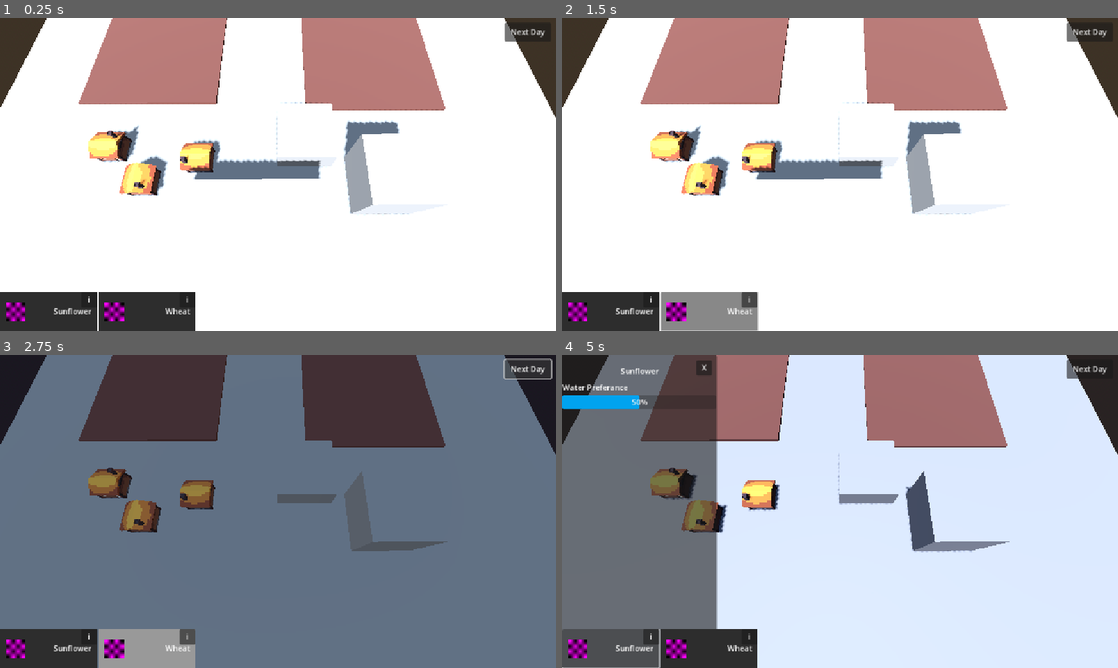
Above: before the commit, frames 1-4 (two rows, left to right).
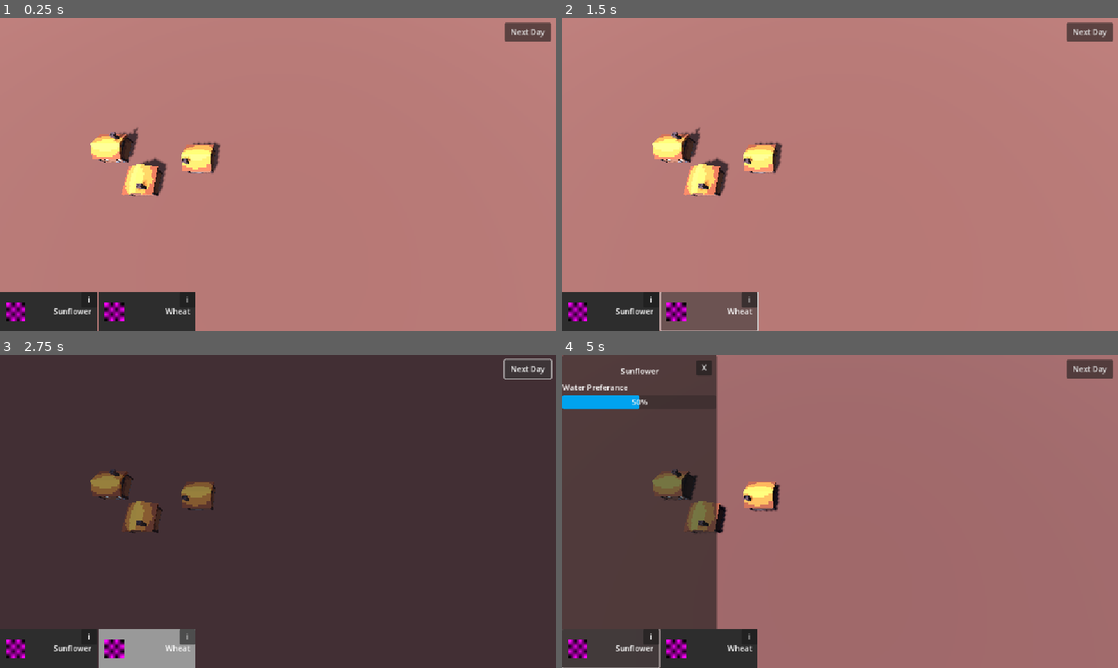
Above: after the commit, the same moments.

Repository: ToBinio/secrets-of-soil
Game: Godot game, scene res://scenes/main.tscn
Two runs of this game, one before a commit and one after it. Both use one fixed random seed, a clock stepped at 60 frames per second and the inputs below.
Inputs:
- Up to frame 1 (0.25 s): no input
- Up to frame 2 (1.5 s): click "Sunflower" at 0.5 s; click "Wheat" at 1.25 s
- Up to frame 3 (2.75 s): click "Next Day" at 2 s
- Up to frame 4 (5 s): click "Next Day" at 2.75 s; click "i" at 3.5 s; click "Sunflower" at 4.25 s

The runs differ from the first frame. In frame 1, 82% of the frame differs, in the area x 0-100%, y 0-100%; in frame 2, 84%; in frame 3, 81%; in frame 4, 81%.

Commit message:
make placement grid based

Diff:
--- a/project.godot
+++ b/project.godot
@@ -18,6 +18,7 @@
 [autoload]
 
 Global="*res://scenes/autoloads/global.tscn"
+Grid="*res://scripts/util/grid.gd"
 
 [display]
 
@@ -33,6 +34,10 @@
 "res://scripts/": "red"
 }
 
+[global_group]
+
+Plant=""
+
 [rendering]
 
 renderer/rendering_method="gl_compatibility"
--- a/scenes/field.tscn
+++ b/scenes/field.tscn
@@ -3,14 +3,14 @@
 [ext_resource type="Script" uid="uid://c6qxasibnqplc" path="res://scripts/field.gd" id="1_6pmjc"]
 
 [sub_resource type="BoxShape3D" id="BoxShape3D_ycb0e"]
-size = Vector3(5, 0.1, 5)
+size = Vector3(50, 0.1, 50)
 
 [sub_resource type="StandardMaterial3D" id="StandardMaterial3D_ycb0e"]
 albedo_color = Color(0.407843, 0.25098, 0.223529, 1)
 
 [sub_resource type="BoxMesh" id="BoxMesh_6pmjc"]
 material = SubResource("StandardMaterial3D_ycb0e")
-size = Vector3(5, 0.1, 5)
+size = Vector3(50, 0.1, 50)
 
 [node name="Field" type="Node3D"]
 script = ExtResource("1_6pmjc")
--- a/scenes/main.tscn
+++ b/scenes/main.tscn
@@ -6,7 +6,6 @@
 [ext_resource type="Script" uid="uid://cb4ftraq7hg1l" path="res://scripts/ui/next_day.gd" id="2_jyhfs"]
 [ext_resource type="PackedScene" uid="uid://cec3esephtkpq" path="res://scenes/ui/info.tscn" id="3_sugp2"]
 [ext_resource type="PackedScene" uid="uid://cheyy73j6p542" path="res://scenes/ui/plant_list.tscn" id="4_tefeu"]
-[ext_resource type="PackedScene" uid="uid://dyc8nhwgqib5g" path="res://assets/houses/housA/houseA.gltf" id="7_o6xl0"]
 
 [sub_resource type="Animation" id="Animation_sugp2"]
 resource_name = "DayNightCycle"
@@ -205,13 +204,4 @@
 [node name="World" parent="." instance=ExtResource("1_o5qli")]
 transform = Transform3D(0.999998, -0.000154248, 0.00215105, 0.00014794, 0.999996, 0.00292046, -0.00215149, -0.00292013, 0.999993, 0, 0, 0)
 
-[node name="blockbench_export" parent="." instance=ExtResource("7_o6xl0")]
-transform = Transform3D(1, 0, 0, 0, 1, 0, 0, 0, 1, -4.03503, 0, 5.45763)
-
-[node name="blockbench_export2" parent="." instance=ExtResource("7_o6xl0")]
-transform = Transform3D(0.00110168, -0.000519934, -0.999999, 0.000429185, 1, -0.000519461, 0.999999, -0.000428612, 0.0011019, -2.37344, 0, 4.71275)
-
-[node name="blockbench_export3" parent="." instance=ExtResource("7_o6xl0")]
-transform = Transform3D(-0.00619581, -0.00284205, 0.999977, 0.00205085, 0.999994, 0.00285481, -0.999979, 0.00206849, -0.00618994, -5.24533, 0, 4.32433)
-
 [connection signal="pressed" from="Ui/NextDay/Button" to="Ui/NextDay" method="_on_next_day_button_pressed"]
--- a/scenes/plant/click_clear_component.tscn
+++ b/scenes/plant/click_clear_component.tscn
@@ -1,14 +1,18 @@
-[gd_scene load_steps=3 format=3 uid="uid://bd00p8h4tp4ej"]
+[gd_scene load_steps=4 format=3 uid="uid://bd00p8h4tp4ej"]
 
 [ext_resource type="Script" uid="uid://b20puety53ilr" path="res://scripts/components/click_clear_component.gd" id="1_rwuwh"]
 
-[sub_resource type="CylinderShape3D" id="CylinderShape3D_rwuwh"]
-height = 0.1
-radius = 1.0
+[sub_resource type="StandardMaterial3D" id="StandardMaterial3D_dvlu5"]
+albedo_color = Color(0.38919, 0.191217, 4.81308e-08, 1)
 
-[node name="ClickClearComponent" type="Area3D"]
+[sub_resource type="PlaneMesh" id="PlaneMesh_ogw1f"]
+resource_local_to_scene = true
+material = SubResource("StandardMaterial3D_dvlu5")
+size = Vector2(1.5, 1.5)
+
+[node name="ClickClearComponent" type="Node3D"]
 script = ExtResource("1_rwuwh")
-radius = 1.0
 
-[node name="CollisionShape3D" type="CollisionShape3D" parent="."]
-shape = SubResource("CylinderShape3D_rwuwh")
+[node name="Mesh" type="MeshInstance3D" parent="."]
+transform = Transform3D(1, 0, 0, 0, 1, 0, 0, 0, 1, 0, 0.01, 0)
+mesh = SubResource("PlaneMesh_ogw1f")
--- a/scenes/plants/sunflower.tscn
+++ b/scenes/plants/sunflower.tscn
@@ -11,7 +11,7 @@
 radius = 0.474813
 height = 1.5629
 
-[node name="Sunflower" type="Node3D" node_paths=PackedStringArray("clicker_area")]
+[node name="Sunflower" type="Node3D" node_paths=PackedStringArray("clicker_area") groups=["Plant"]]
 script = ExtResource("1_mtwp4")
 plant = ExtResource("2_duwge")
 clicker_area = NodePath("Clicker")
@@ -27,8 +27,8 @@
 transform = Transform3D(1, 0, 0, 0, 1, 0, 0, 0, 1, 0, 0.774343, 0)
 shape = SubResource("CapsuleShape3D_40ky6")
 
-[node name="ClickClearComponent" parent="." instance=ExtResource("4_1v48e")]
-radius = 1.5
+[node name="ClickClearComponent" parent="." node_paths=PackedStringArray("plant") instance=ExtResource("4_1v48e")]
+plant = NodePath("..")
 
 [node name="Visual" parent="." instance=ExtResource("1_40ky6")]
 transform = Transform3D(1, 0, 0, 0, 1, 0, 0, 0, 1, 0, 0, -0.0663506)
--- a/scenes/plants/wheat.tscn
+++ b/scenes/plants/wheat.tscn
@@ -11,7 +11,7 @@
 radius = 0.503301
 height = 1.26241
 
-[node name="Wheat" type="Node3D" node_paths=PackedStringArray("clicker_area")]
+[node name="Wheat" type="Node3D" node_paths=PackedStringArray("clicker_area") groups=["Plant"]]
 script = ExtResource("1_8jru4")
 plant = ExtResource("2_ucxq8")
 clicker_area = NodePath("Clicker")
@@ -27,6 +27,7 @@
 transform = Transform3D(1, 0, 0, 0, 1, 0, 0, 0, 1, 0, 0.631755, 0)
 shape = SubResource("CapsuleShape3D_ucxq8")
 
-[node name="ClickClearComponent" parent="." instance=ExtResource("5_yhkry")]
+[node name="ClickClearComponent" parent="." node_paths=PackedStringArray("plant") instance=ExtResource("5_yhkry")]
+plant = NodePath("..")
 
 [node name="Visual" parent="." instance=ExtResource("1_yfabo")]
--- a/scenes/world.tscn
+++ b/scenes/world.tscn
@@ -1,29 +1,19 @@
-[gd_scene load_steps=2 format=3 uid="uid://22wsbw7e8njp"]
+[gd_scene load_steps=3 format=3 uid="uid://22wsbw7e8njp"]
 
 [ext_resource type="PackedScene" uid="uid://dpg1chidhkvy3" path="res://scenes/field.tscn" id="1_nnsk1"]
+[ext_resource type="PackedScene" uid="uid://dyc8nhwgqib5g" path="res://assets/houses/housA/houseA.gltf" id="2_rwgxs"]
 
 [node name="World" type="Node3D"]
 
-[node name="CSGBox3D" type="CSGBox3D" parent="."]
-transform = Transform3D(0.999997, -0.0011891, 0.00199737, 0.00120357, 0.999973, -0.00726297, -0.00198868, 0.00726535, 0.999972, 0, -0.25, 0)
-size = Vector3(20, 0.5, 20)
+[node name="blockbench_export" parent="." instance=ExtResource("2_rwgxs")]
+transform = Transform3D(1, 0, 0, 0, 1, 0, 0, 0, 1, -4.03503, -0.1, 5.45763)
 
-[node name="CSGBox3D3" type="CSGBox3D" parent="CSGBox3D"]
-transform = Transform3D(0.999962, 1.38999e-07, 7.91624e-09, 2.53767e-08, 1, -1.58325e-08, -3.70201e-08, -1.02445e-08, 1, -0.692006, 0.766702, 6.60738)
-size = Vector3(3.92908, 1.31775, 1.86963)
+[node name="blockbench_export2" parent="." instance=ExtResource("2_rwgxs")]
+transform = Transform3D(0.00110168, -0.000519934, -0.999999, 0.000429185, 1, -0.000519461, 0.999999, -0.000428612, 0.0011019, -2.37344, -0.1, 4.71275)
 
-[node name="CSGBox3D2" type="CSGBox3D" parent="CSGBox3D"]
-transform = Transform3D(0.999965, 1.35523e-07, 2.32831e-10, 2.38342e-08, 1, -4.65661e-10, -3.51574e-08, -1.86265e-08, 1, 3.19113, 0.954932, 5.49348)
-size = Vector3(1.76929, 1.62561, 1.86963)
+[node name="blockbench_export3" parent="." instance=ExtResource("2_rwgxs")]
+transform = Transform3D(-0.00619581, -0.00284205, 0.999977, 0.00205085, 0.999994, 0.00285481, -0.999979, 0.00206849, -0.00618994, -5.24533, -0.1, 4.32433)
 
-[node name="CSGBox3D" type="CSGBox3D" parent="CSGBox3D"]
-transform = Transform3D(0.999984, 6.28434e-08, 0, 1.1577e-08, 1, 0, -1.86265e-08, 0, 1, 0.955906, 0.600786, 3.93876)
-size = Vector3(1.76929, 0.803711, 1.86963)
-
-[node name="WettField" parent="." instance=ExtResource("1_nnsk1")]
-transform = Transform3D(1, 0, 0, 0, 1, 0, 0, 0, 1, 3.62593, 0, 0.209657)
+[node name="Field" parent="." instance=ExtResource("1_nnsk1")]
+transform = Transform3D(1, 0, 0, 0, 1, 0, 0, 0, 1, 0, -0.1, 0)
 water_level = 1.0
-
-[node name="DryField" parent="." instance=ExtResource("1_nnsk1")]
-transform = Transform3D(0.999967, -0.00658729, -0.00470822, 0.00660634, 0.99997, 0.00404536, 0.00468144, -0.00407632, 0.999981, -4.61696, 2.38419e-07, -0.0732009)
-water_level = 0.5
--- a/scripts/components/click_clear_component.gd
+++ b/scripts/components/click_clear_component.gd
@@ -1,15 +1,13 @@
 @tool
-extends Area3D
-class_name ClickClearComponent
+extends Node3D
+class_name GridAreaDisplay
 
-@export var radius: float :
-	set(value):
-		radius = value
+@export var plant: Plant
 
-		if shape:
-			shape.shape.radius = radius
-
-@onready var shape: CollisionShape3D = $CollisionShape3D
+@onready var mesh: MeshInstance3D = $Mesh
 
 func _ready():
-	shape.shape.radius = radius
+	var plane_mesh = mesh.mesh as PlaneMesh
+
+	plane_mesh.size.x = plant.plant.size * Grid.cell_size + 0.02
+	plane_mesh.size.y = plant.plant.size * Grid.cell_size + 0.02
--- a/scripts/field.gd
+++ b/scripts/field.gd
@@ -9,10 +9,40 @@
 		if !Global.selected_plant:
 			return
 
+		if !is_valid_location(event_position):
+			return
+
 		var plant_scene = Global.get_scene_for_plant(Global.selected_plant)
+
 		var plant_instance = plant_scene.instantiate() as Plant
+		plant_instance.field = self
 
-		plant_instance.field = self
 		add_child(plant_instance)
 
-		plant_instance.global_position = event_position
+		plant_instance.global_position = Grid.to_grid_cord(event_position)
+
+func is_valid_location(location: Vector3) -> bool:
+	var grid_position = Grid.to_grid_cord(location)
+	var size = Global.selected_plant.size * Grid.cell_size
+	var half = (size - Grid.cell_size) / 2
+	var min_a = grid_position - Vector3(half, 0, half)
+	var max_a = grid_position + Vector3(half, 0, half)
+
+	var plants = get_tree().get_nodes_in_group("Plant") as Array[Plant]
+	for plant in plants:
+		var other_position = Grid.to_grid_cord(plant.position)
+		var other_size = plant.plant.size * Grid.cell_size
+
+		var half_b = (other_size - Grid.cell_size) / 2
+		var min_b = other_position - Vector3(half_b, 0 , half_b)
+		var max_b = other_position + Vector3(half_b, 0 , half_b)
+
+		var overlap = !(
+			max_a.x < min_b.x || min_a.x > max_b.x ||
+			max_a.z < min_b.z || min_a.z > max_b.z
+		)
+
+		if overlap:
+			return false
+
+	return true
--- a/scripts/resources/plant_resource.gd
+++ b/scripts/resources/plant_resource.gd
@@ -2,6 +2,8 @@
 class_name PlantResource
 
 @export var name: String
+
 @export var growth_speed: float
+@export var size: int
 
 @export_range(0, 1) var preferred_water: float
--- a/scripts/resources/plants/sunflower.tres
+++ b/scripts/resources/plants/sunflower.tres
@@ -6,5 +6,6 @@
 script = ExtResource("1_3cfa8")
 name = "Sunflower"
 growth_speed = 0.2
+size = 5
 preferred_water = 0.5
 metadata/_custom_type_script = "uid://c2qk2325ok2gv"
--- a/scripts/resources/plants/wheat.tres
+++ b/scripts/resources/plants/wheat.tres
@@ -6,5 +6,6 @@
 script = ExtResource("1_g7v3s")
 name = "Wheat"
 growth_speed = 0.5
+size = 3
 preferred_water = 1.0
 metadata/_custom_type_script = "uid://c2qk2325ok2gv"
--- /dev/null
+++ b/scripts/util/grid.gd
@@ -0,0 +1,8 @@
+extends Node
+
+const cell_size = 0.5
+
+func to_grid_cord(cord: Vector3) -> Vector3:
+	var new_cord = cord.snapped(Vector3(cell_size,cell_size,cell_size))
+	new_cord.y = cord.y
+	return new_cord
Not shown: 1 places in scenes/main.tscn that only renumber resources
Not shown, added: scripts/util/grid.gd.uid
